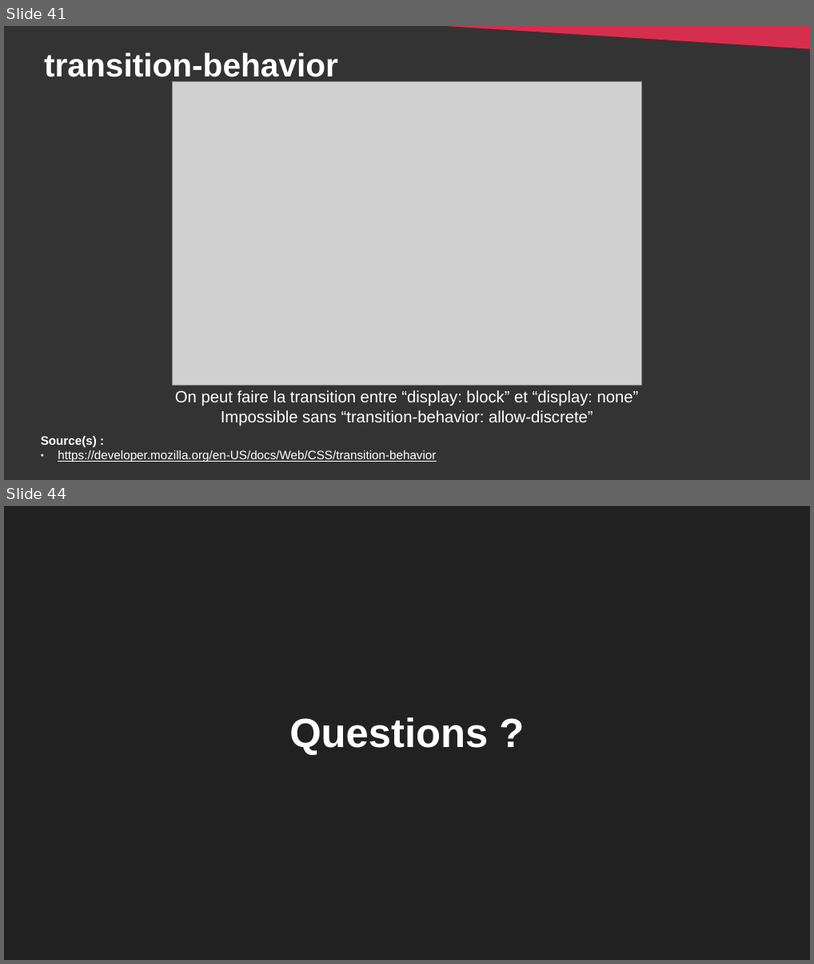
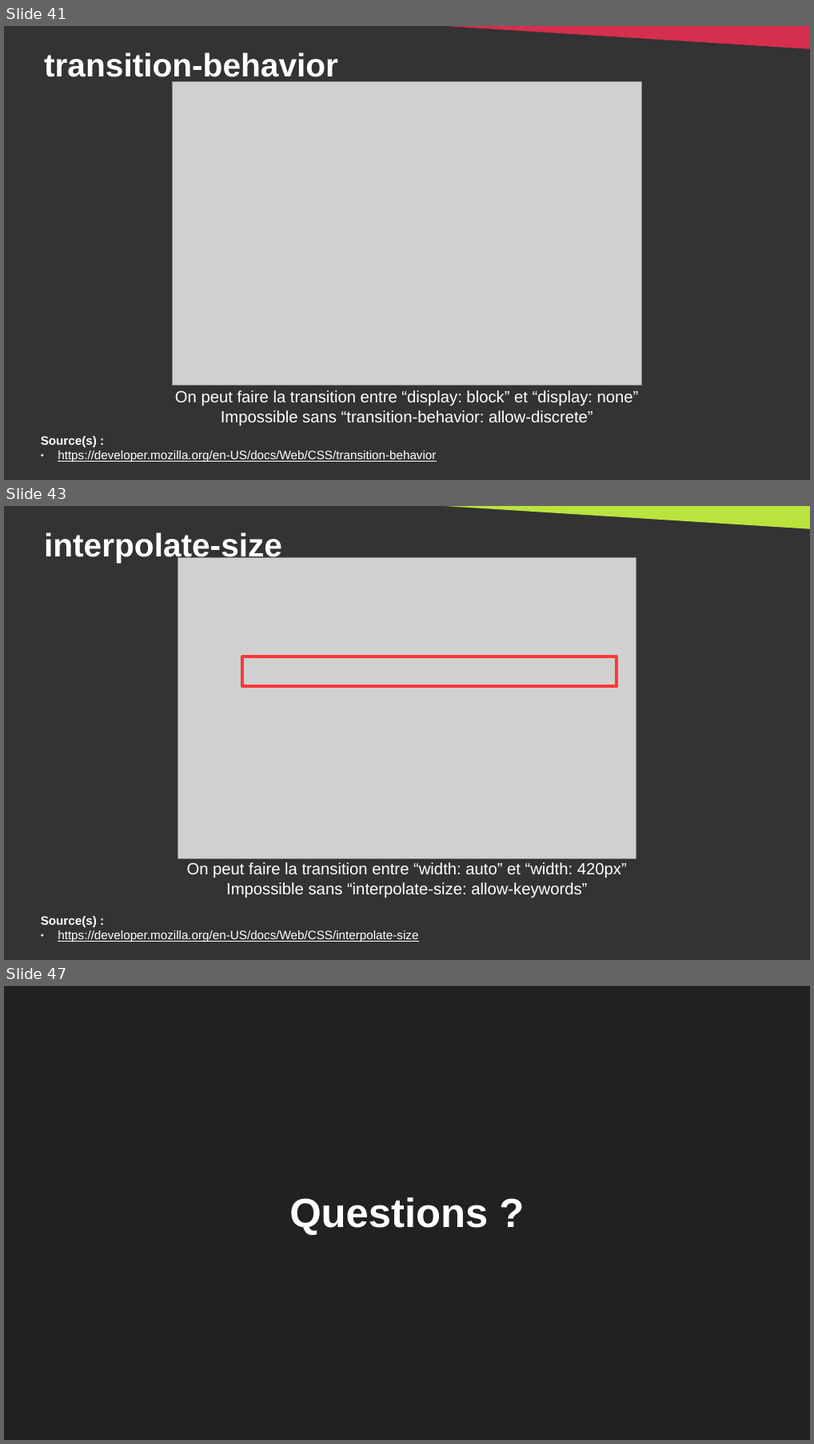
Before and after one commit to DanYellow/cours, a slide deck: integration-web-s2/travaux-pratiques/numero-2/presentation.odp. Shown one above the other, each under a label of ours: slides 41 and 44 before the commit, slides 41, 43 and 47 after it; the slides between them are not shown. The pictures are 814x964 and 814x1444 pixels, drawn with LibreOffice and Linux fonts; fonts in the diff are those of the drawing; grey boxes stand for pictures. Boxes give left, top, right and bottom in pixels: in the first picture for what was removed or moved away, otherwise in the second. Text is boxed around its words. In the diff, an @@ line names an element or a change of style, - is before the commit and + after.

```diff
--- a/integration-web-s2/travaux-pratiques/numero-2/presentation.odp
+++ b/integration-web-s2/travaux-pratiques/numero-2/presentation.odp
@@ slide 43 added at [4,506,810,960], background #333333 @@
@@ right triangle added at [394,506,810,529], fill #BBE33D @@
@@ title added at [44,532,282,562], 32 pt, text #FFFFFF, bold @@
+interpolate-size
@@ picture added at [178,558,637,858] @@
@@ rectangle added at [242,656,618,686], outline #FF3838 3 pt @@
@@ title added at [187,862,627,898], 16 pt, text #FFFFFF @@
+On peut faire la transition entre “width: auto” et “width: 420px”
+Impossible sans “interpolate-size: allow-keywords”
@@ text added at [41,916,418,941], 12 pt, text #FFFFFF, underline @@
+Source(s) :
+● https://developer.mozilla.org/en-US/docs/Web/CSS/interpolate-size
@@ what was slide 44 is now slide 47 @@
```
Also in this commit, not shown: 2 slides changed, 2 other slides added, 1 other file.
